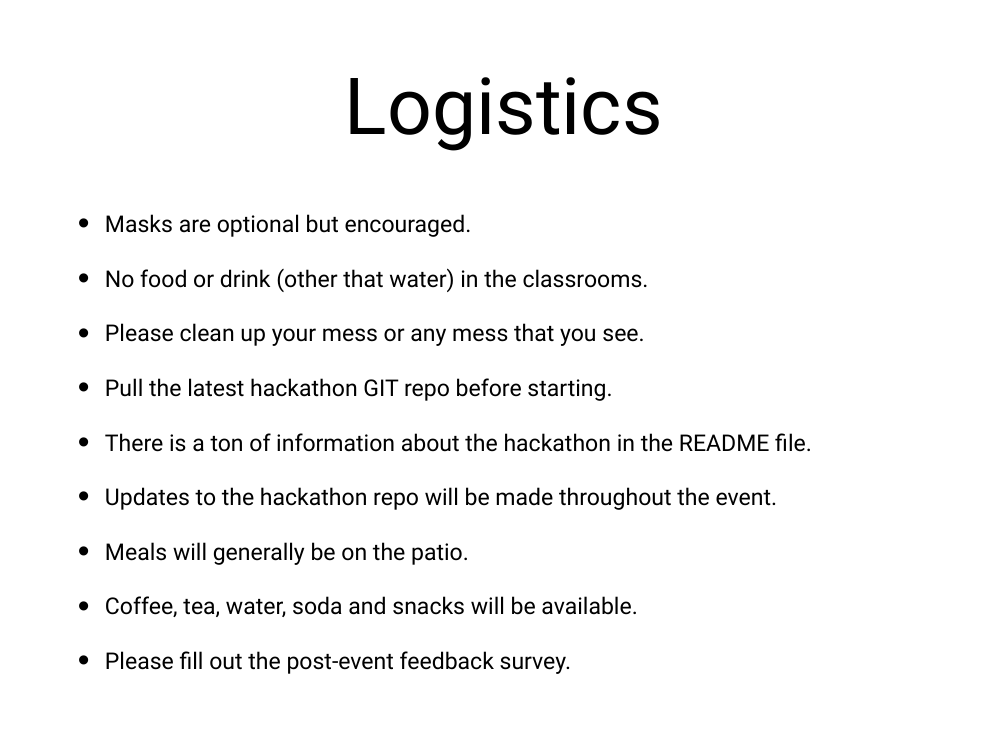
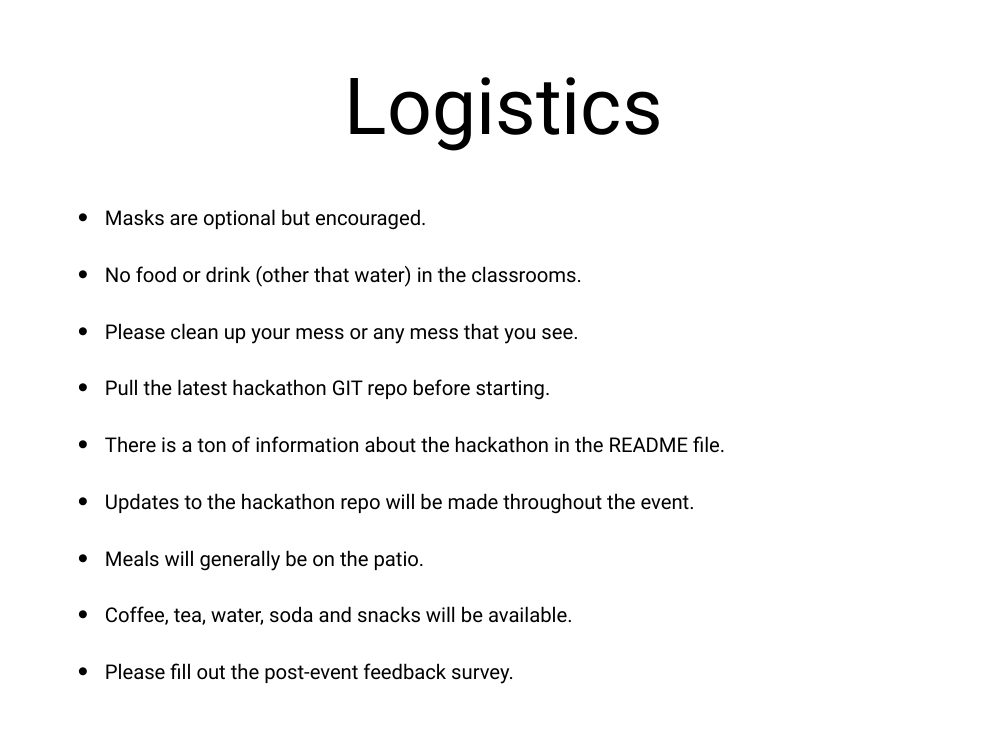
Before and after one commit to socalrug/hackathon-2024-04, a slide deck: slide 10 of admin/intro_slides/hackathon_intro_slides.pptx. Drawn at 1008x756 pixels with LibreOffice and Linux fonts; fonts in the diff are those of the drawing. Boxes give left, top, right and bottom in pixels: in the first picture for what was removed or moved away, otherwise in the second. Text is boxed around its words. In the diff, an @@ line names an element or a change of style, - is before the commit and + after.

```diff
--- a/admin/intro_slides/hackathon_intro_slides.pptx
+++ b/admin/intro_slides/hackathon_intro_slides.pptx
@@ text "Masks are optional but encouraged." at (105, 209, 725, 684): size 23.4 to 20.6 pt; line spacing 0.8 to 1 @@
```
Also in this commit, not shown: 8 other slides changed, 4 other files.
